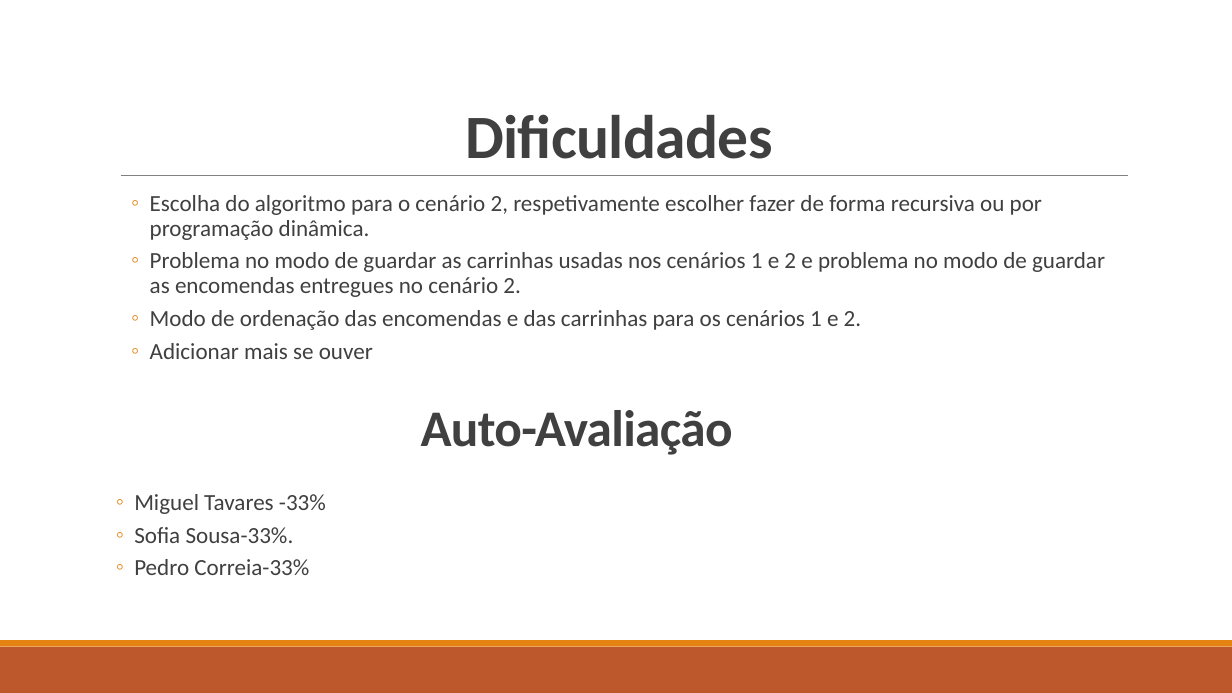
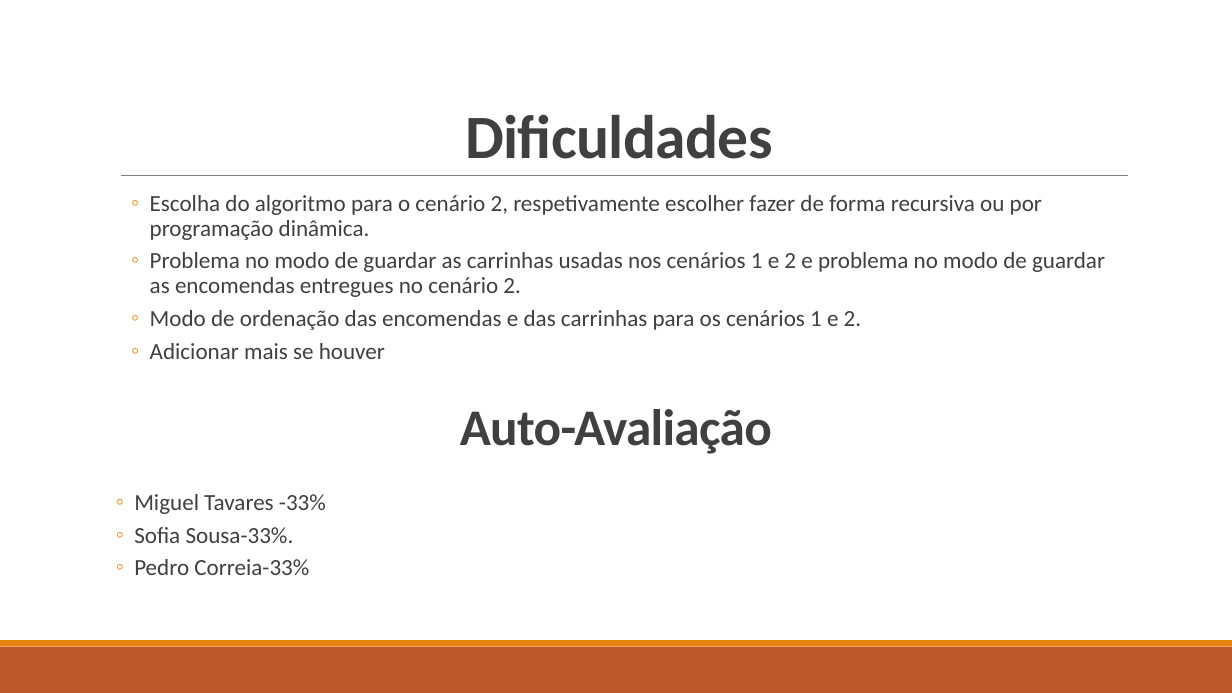
Before and after one commit to Miggs7/DA-Proj-22, a slide deck: slide 14 of Presentation/Logística Urbana para Entrega de Mercadorias.pptx. Drawn at 1232x693 pixels with LibreOffice and Linux fonts; fonts in the diff are those of the drawing. Boxes give left, top, right and bottom in pixels: in the first picture for what was removed or moved away, otherwise in the second. Text is boxed around its words. In the diff, an @@ line names an element or a change of style, - is before the commit and + after.

```diff
--- a/Presentation/Logística Urbana para Entrega de Mercadorias.pptx
+++ b/Presentation/Logística Urbana para Entrega de Mercadorias.pptx
@@ text at (150,343,385,359): text changed @@
-  ◦ Adicionar mais se ouver
+  ◦ Adicionar mais se houver
@@ text "Auto-Avaliação": place and size @@
-text "Auto-Avaliação" at (421,410,733,455)
+text "Auto-Avaliação" at (460,409,772,454)
```
Also in this commit, not shown: 5 other slides changed.
